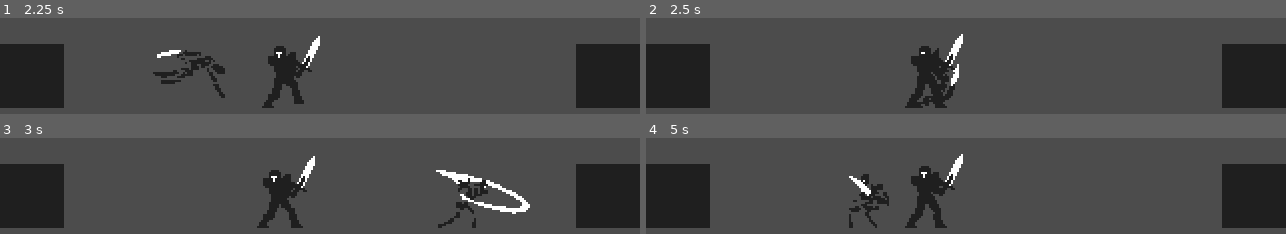
Above: before the commit, frames 1-4 (two rows, left to right).
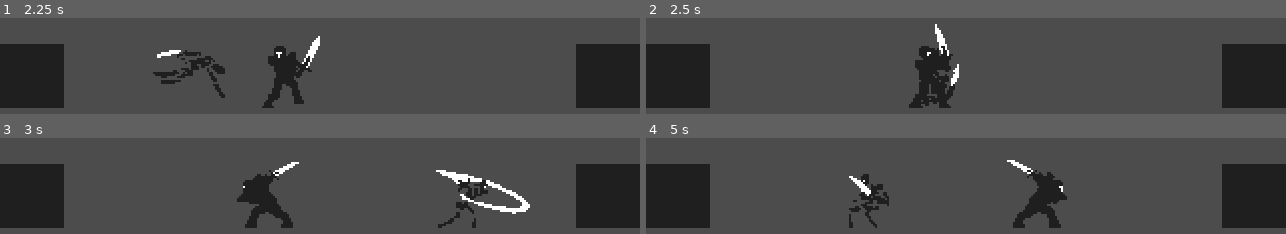
Above: after the commit, the same moments.

Repository: dw3nt/hb-grave-in-godot
Game: Godot game, scene res://Graveyard.tscn
The game is run twice, just before and just after one commit, with the same random seed, the same clock (stepped at 60 frames per second) and the same inputs.
Inputs:
- Up to frame 1 (2.25 s): hold D (move_right) 0.53-1.28 s; tap K (attack) at 0.6, 1.35 s; hold A (move_left) 1.28-2.03 s; hold D (move_right) from 2.03 s (still down); tap Space (roll) at 2.1 s
- Up to frame 2 (2.5 s): keep holding D (move_right); tap K (attack) at 2.3 s
- Up to frame 3 (3 s): keep holding D (move_right); tap K (attack) at 2.85 s
- Up to frame 4 (5 s): release D (move_right) at 3.53 s; hold A (move_left) from 3.53 s (still down); tap K (attack) at 3.6, 4.55 s; tap Space (roll) at 4.35 s

Frame 1 is identical in both runs. In frame 2, 1.4% of the frame differs, in the area x 40-50%, y 6-94%; in frame 3, 4.0%; in frame 4, 5.0%, in the area x 40-66%, y 16-94%.

Commit message:
implement attack state

Diff:
--- a/Knight.tscn
+++ b/Knight.tscn
@@ -1,8 +1,61 @@
-[gd_scene load_steps=8 format=2]
+[gd_scene load_steps=10 format=2]
 
 [ext_resource path="res://Knight.gd" type="Script" id=1]
-[ext_resource path="res://assets/sprites/knight/s_knight_walk_strip4.png" type="Texture" id=2]
+[ext_resource path="res://assets/sprites/knight/s_knight_attack_strip12.png" type="Texture" id=2]
 [ext_resource path="res://assets/sprites/knight/s_knight_idle_strip3.png" type="Texture" id=3]
+[ext_resource path="res://assets/sprites/knight/s_knight_walk_strip4.png" type="Texture" id=4]
+
+[sub_resource type="Animation" id=5]
+resource_name = "attack"
+length = 1.2
+tracks/0/type = "value"
+tracks/0/path = NodePath("Flippable/Sprite:texture")
+tracks/0/interp = 1
+tracks/0/loop_wrap = true
+tracks/0/imported = false
+tracks/0/enabled = true
+tracks/0/keys = {
+"times": PoolRealArray( 0 ),
+"transitions": PoolRealArray( 1 ),
+"update": 1,
+"values": [ ExtResource( 2 ) ]
+}
+tracks/1/type = "value"
+tracks/1/path = NodePath("Flippable/Sprite:hframes")
+tracks/1/interp = 1
+tracks/1/loop_wrap = true
+tracks/1/imported = false
+tracks/1/enabled = true
+tracks/1/keys = {
+"times": PoolRealArray( 0 ),
+"transitions": PoolRealArray( 1 ),
+"update": 1,
+"values": [ 12 ]
+}
+tracks/2/type = "value"
+tracks/2/path = NodePath("Flippable/Sprite:frame")
+tracks/2/interp = 1
+tracks/2/loop_wrap = true
+tracks/2/imported = false
+tracks/2/enabled = true
+tracks/2/keys = {
+"times": PoolRealArray( 0, 0.1, 0.2, 0.3, 0.4, 0.5, 0.6, 0.7, 0.8, 0.9, 1, 1.1 ),
+"transitions": PoolRealArray( 1, 1, 1, 1, 1, 1, 1, 1, 1, 1, 1, 1 ),
+"update": 1,
+"values": [ 0, 1, 2, 3, 4, 5, 6, 7, 8, 9, 10, 11 ]
+}
+tracks/3/type = "value"
+tracks/3/path = NodePath("Flippable/Sprite:offset")
+tracks/3/interp = 1
+tracks/3/loop_wrap = true
+tracks/3/imported = false
+tracks/3/enabled = true
+tracks/3/keys = {
+"times": PoolRealArray( 0 ),
+"transitions": PoolRealArray( 1 ),
+"update": 0,
+"values": [ Vector2( 20, 0 ) ]
+}
 
 [sub_resource type="Animation" id=1]
 resource_name = "idle"
@@ -44,6 +97,18 @@
 "update": 1,
 "values": [ 0, 1, 2 ]
 }
+tracks/3/type = "value"
+tracks/3/path = NodePath("Flippable/Sprite:offset")
+tracks/3/interp = 1
+tracks/3/loop_wrap = true
+tracks/3/imported = false
+tracks/3/enabled = true
+tracks/3/keys = {
+"times": PoolRealArray( 0 ),
+"transitions": PoolRealArray( 1 ),
+"update": 0,
+"values": [ Vector2( 0, 0 ) ]
+}
 
 [sub_resource type="Animation" id=2]
 resource_name = "walk"
@@ -85,6 +150,18 @@
 "update": 1,
 "values": [ 0, 1, 2, 3 ]
 }
+tracks/3/type = "value"
+tracks/3/path = NodePath("Flippable/Sprite:offset")
+tracks/3/interp = 1
+tracks/3/loop_wrap = true
+tracks/3/imported = false
+tracks/3/enabled = true
+tracks/3/keys = {
+"times": PoolRealArray( 0 ),
+"transitions": PoolRealArray( 1 ),
+"update": 0,
+"values": [ Vector2( 0, 0 ) ]
+}
 
 [sub_resource type="RectangleShape2D" id=3]
 extents = Vector2( 10, 16 )
@@ -101,10 +178,12 @@
 
 [node name="Sprite" type="Sprite" parent="Flippable"]
 texture = ExtResource( 2 )
-hframes = 4
+offset = Vector2( 20, 0 )
+hframes = 12
 
 [node name="Anim" type="AnimationPlayer" parent="."]
 autoplay = "idle"
+anims/attack = SubResource( 5 )
 anims/idle = SubResource( 1 )
 anims/walk = SubResource( 2 )
 
@@ -117,5 +196,6 @@
 [node name="CollisionShape2D" type="CollisionShape2D" parent="AttackDetect"]
 shape = SubResource( 4 )
 
+[connection signal="animation_finished" from="Anim" to="." method="_on_Anim_animation_finished"]
 [connection signal="body_entered" from="AttackDetect" to="." method="_on_AttackDetect_body_entered"]
 [connection signal="body_exited" from="AttackDetect" to="." method="_on_AttackDetect_body_exited"]
Not shown: 1 places in Knight.tscn that only renumber resources
